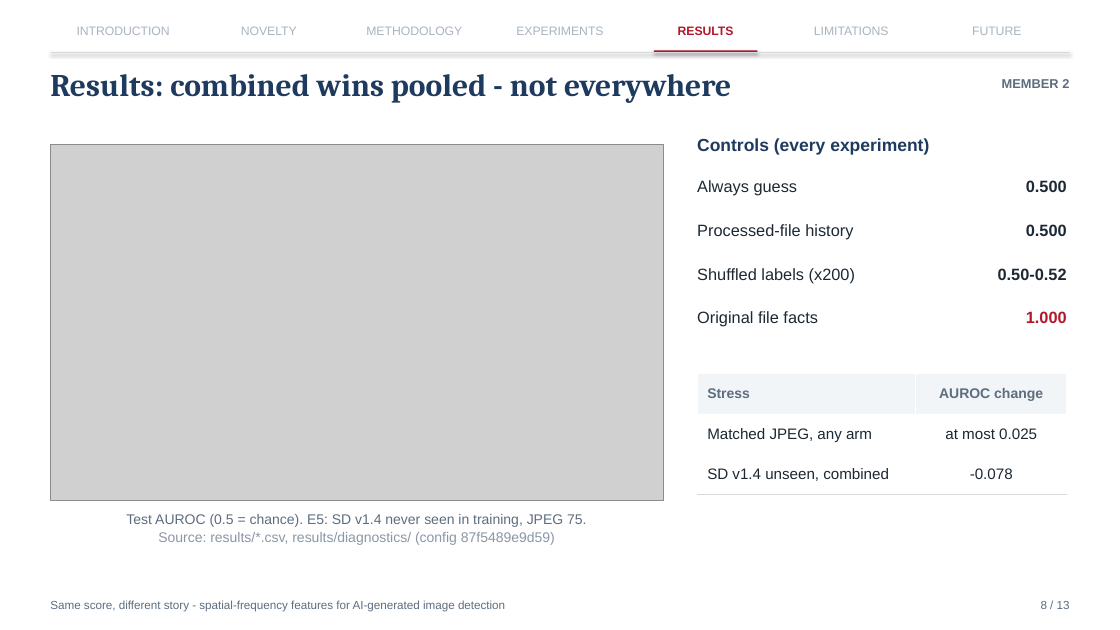
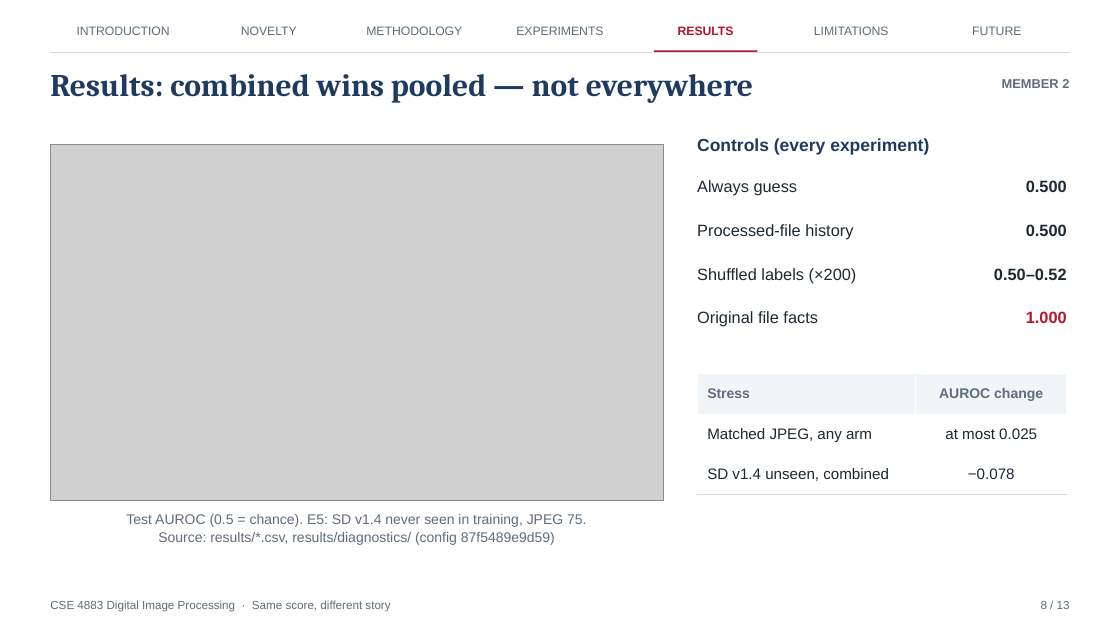
Before and after one commit to Omlan14/spatial-spectral-forensics, a slide deck: slide 8 of presentation/final_presentation.pptx. Drawn at 1120x630 pixels with LibreOffice and Linux fonts; fonts in the diff are those of the drawing; grey boxes stand for pictures. Boxes give left, top, right and bottom in pixels: in the first picture for what was removed or moved away, otherwise in the second. Text is boxed around its words. In the diff, an @@ line names an element or a change of style, - is before the commit and + after.

```diff
--- a/presentation/final_presentation.pptx
+++ b/presentation/final_presentation.pptx
@@ text colour #A9B4C0 to #5D6D7E in 6 elements at (x1=77, y1=26, x2=170, y2=35), (x1=241, y1=26, x2=297, y2=35), (x1=366, y1=26, x2=462, y2=35), (x1=516, y1=26, x2=603, y2=35), (x1=814, y1=26, x2=889, y2=35), (x1=972, y1=26, x2=1021, y2=35) @@
@@ rectangle at (x1=50, y1=52, x2=1070, y2=53): shadow off @@
@@ rectangle at (x1=654, y1=50, x2=757, y2=53): shadow off @@
@@ text at (x1=50, y1=74, x2=753, y2=103): text changed @@
-Results: combined wins pooled - not everywhere
+Results: combined wins pooled — not everywhere
@@ text at (x1=697, y1=268, x2=857, y2=283): text changed @@
-Shuffled labels (x200)
+Shuffled labels (×200)
@@ text at (x1=994, y1=268, x2=1067, y2=280): text changed @@
-0.50-0.52
+0.50–0.52
@@ table at (x1=697, y1=374, x2=1067, y2=495) @@
-row 3, column 2: -0.078
+row 3, column 2: −0.078
@@ text at (x1=158, y1=532, x2=555, y2=545): text colour #8A97A5 to #5D6D7E in "Source: results/*.csv, results/diagnostics/ (config 87f5489e ..." @@
@@ text at (x1=50, y1=600, x2=390, y2=612): text changed @@
-Same score, different story - spatial-frequency features for AI-generated image detection
+CSE 4883 Digital Image Processing · Same score, different story
```
Also in this commit, not shown: 12 other slides changed, 2 other files.
